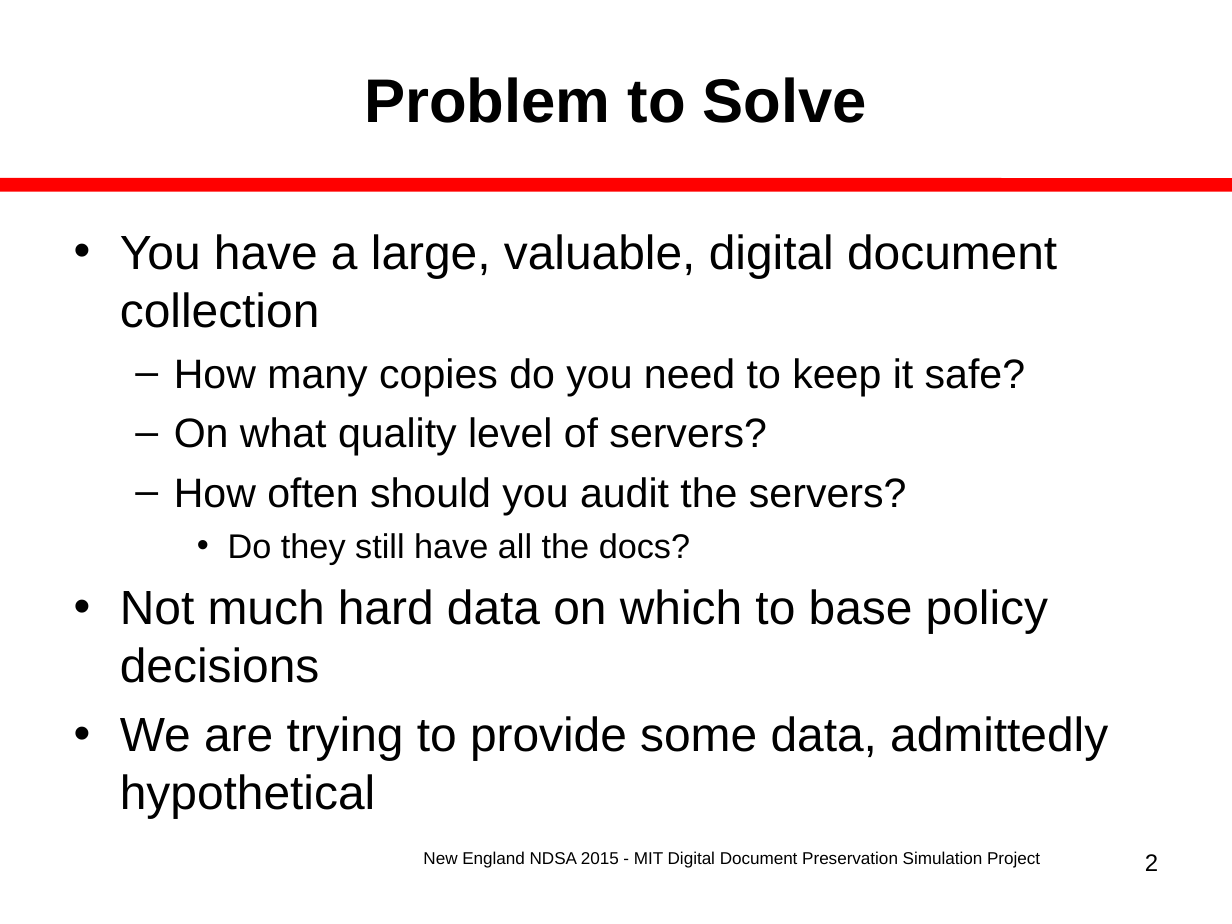
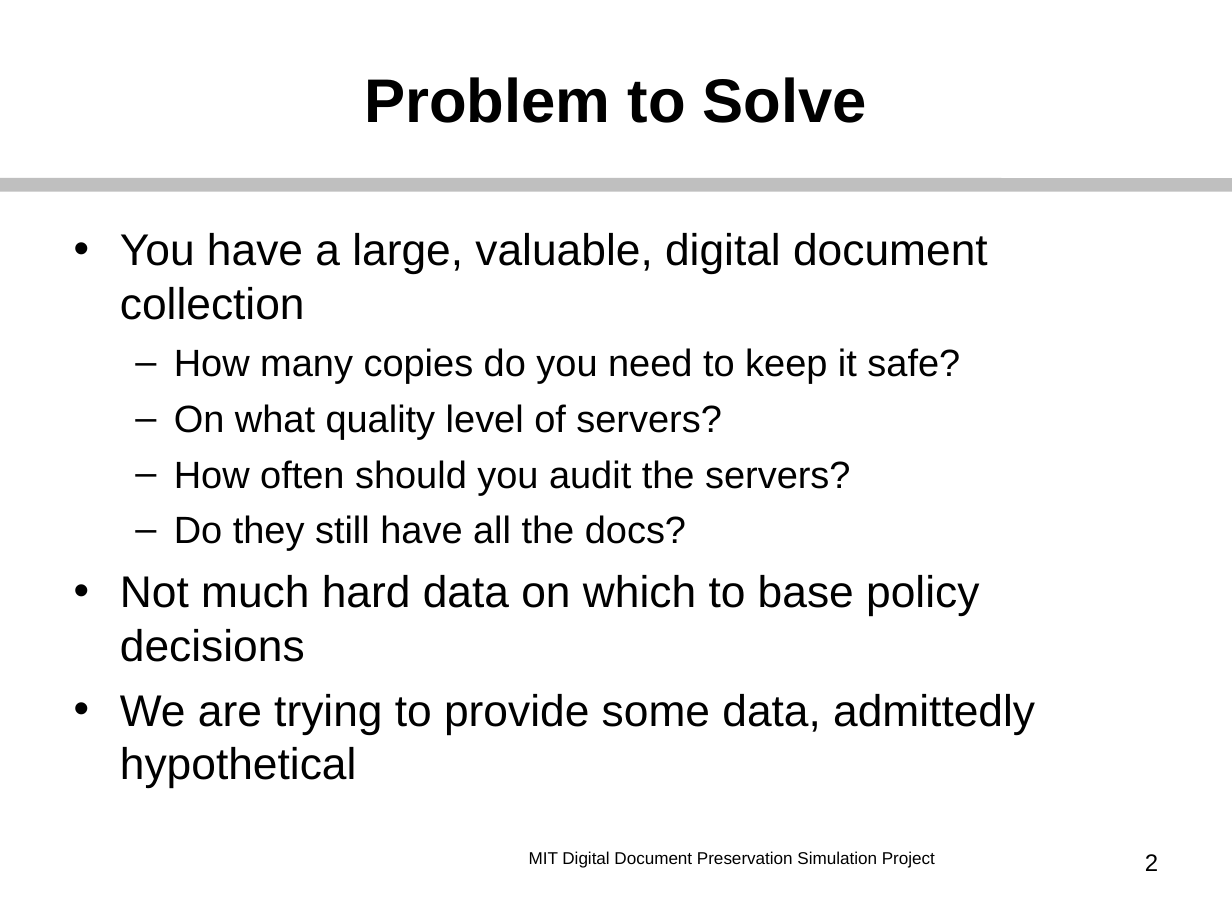
Before and after one commit to MIT-Informatics/PreservationSimulation, a slide deck: slide 2 of shelf/docs/Slides_NewEnglandNDSA.ppt. Drawn at 1232x924 pixels with LibreOffice and Linux fonts; fonts in the diff are those of the drawing. Boxes give left, top, right and bottom in pixels: in the first picture for what was removed or moved away, otherwise in the second. Text is boxed around its words. In the diff, an @@ line names an element or a change of style, - is before the commit and + after.

```diff
--- a/shelf/docs/Slides_NewEnglandNDSA.ppt
+++ b/shelf/docs/Slides_NewEnglandNDSA.ppt
@@ line (0, 185) - (1232, 185): stroke #FF0000 7.99 pt to #BFBFBF 7.99 pt @@
@@ text "You have a large, valuable, ..." at [120,233,1035,787]: size 28 to 25.9 pt in "You have a large, valuable, digital document ...", "Not much hard data on which to ...", "We are trying to provide some data, ..."; size 24 to 22.2 pt in "How many copies do you need to ...", "On what quality level of servers?", "How often should you audit the servers?"; size 20 to 22.2 pt in "Do they still have all the docs?"; bullet • to –; list level 3 to 2 in "Do they still have all ..." @@
@@ text at [529,851,935,868]: text changed @@
-New England NDSA 2015 - MIT Digital Document Preservation Simulation Project
+MIT Digital Document Preservation Simulation Project
```
Also in this commit, not shown: 10 other slides changed, 1 slide added, 6 slides removed, 2 other files.
